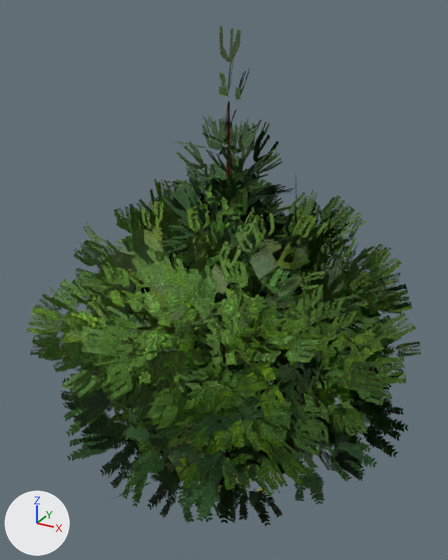
Renders of the glTF model web/assets/trees/trees.glb from each side of a commit.
The view is the same before and after, from a 50 mm camera at (17.0, -31.5, 31.1) aimed at (-0.3, 0.1, 15.4). The lights are fixed; the arrows at lower left show +X, +Y and +Z. The first picture is the older version. Objects named as collision shapes, trigger or cutter boxes, shadow casters or lower levels of detail are left out. Vertices at exactly the same position are counted once.

In view in the first picture: 'camphor_LOD0', 'elm_LOD0', 'fig_LOD0', 'pisonia_LOD0', 'plane_LOD0', 'sugi_LOD0', 'zelkova_LOD0' and 6 more.
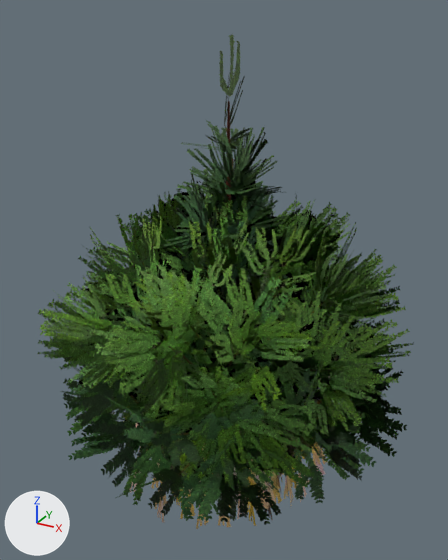
The change, as a list of edits to the scene's bpy script:
```text
Add mat_bark_shidarezakura:
    mat_bark_shidarezakura = bpy.data.materials.new('Bark_shidarezakura')
    # nodes: BsdfPrincipled, Mix, OutputMaterial, VertexColor
    # colours: dark grey #3d3230, mixed with the vertex colours
Change me_camphor_lod0_mesh:
    where me_camphor_lod0_mesh.from_pydata(...)  # 2950 vertices, 2424 faces; spans x -12.4..12.0, y -12.2..12.3, z -0.3..21.6
    used by ob_camphor_lod0; location = (0.0, 0.0, 0.0)
    me_camphor_lod0_mesh part 1: texture (UV) coordinates of 1080 of 2424 faces, centred in x -11.1..10.6, y -11.0..10.9, z 7.8..20.4, changed; they spanned u 0.5..0.75, v 0.4..0.6 and now span u 0.5..0.75, v 0.5..0.67
Change me_fig_lod0_mesh:
    where me_fig_lod0_mesh.from_pydata(...)  # 2550 vertices, 2224 faces; spans x -11.9..12.3, y -12.2..12.1, z -0.3..16.8
    used by ob_fig_lod0; location = (0.0, 0.0, 0.0)
    me_fig_lod0_mesh part 2: texture (UV) coordinates of 880 of 2224 faces, centred in x -10.8..10.9, y -11.0..10.8, z 4.4..15.6, changed; they spanned u 0.75..1.0, v 0.8..0.8 and now span u 0.75..1.0, v 0.83..0.83
Change me_sugi_lod0_mesh:
    where me_sugi_lod0_mesh.from_pydata(...)  # 3112 vertices, 3010 faces; spans x -5.6..5.5, y -5.7..5.8, z -0.3..30.3
    used by ob_sugi_lod0; location = (0.0, 0.0, 0.0)
    me_sugi_lod0_mesh part 3: texture (UV) coordinates of 960 of 3010 faces, centred in x -4.3..4.3, y -4.4..4.4, z 6.0..29.0, changed; they spanned u 0.25..0.5, v 0.4..0.6 and now span u 0.25..0.5, v 0.5..0.67
Change me_zelkova_lod0_mesh:
    where me_zelkova_lod0_mesh.from_pydata(...)  # 2464 vertices, 2165 faces; spans x -9.8..9.7, y -10.3..9.8, z -0.3..21.9
    used by ob_zelkova_lod0; location = (0.0, 0.0, 0.0)
    me_zelkova_lod0_mesh part 4: texture (UV) coordinates of 840 of 2165 faces, centred in x -8.6..8.6, y -9.1..8.6, z 3.5..20.8, changed; they spanned u 0.75..1.0, v 0.4..0.6 and now span u 0.75..1.0, v 0.5..0.67
Add me_shidarezakura_lod0_mesh:
    me_shidarezakura_lod0_mesh.from_pydata(...)  # 3610 vertices, 3482 faces; spans x -6.46..7.47, y -7.61..6.7, z -0.38..10.84
    # faces by material slot: [2408, 1074]
    me_shidarezakura_lod0_mesh.materials.append(mat_bark_shidarezakura)
    me_shidarezakura_lod0_mesh.materials.append(mat_leaves)
Add ob_shidarezakura_lod0:
    ob_shidarezakura_lod0 = bpy.data.objects.new('shidarezakura_LOD0', me_shidarezakura_lod0_mesh)
    ob_shidarezakura_lod0.location = (0.0, 0.0, 0.0)
```

Location of each change, (x1, y1, x2, y2) in pixels of the pictures (448 x 560 px):
'shidarezakura_LOD0', added (mostly hidden): after (129, 400, 327, 529)
    faces in mat_leaves: (129, 400, 327, 529)
part 1 of me_camphor_lod0_mesh, surface changed: before (27, 180, 421, 496); after (37, 188, 414, 490)
part 2 of me_fig_lod0_mesh, surface changed: (59, 273, 407, 525) in both
part 3 of me_sugi_lod0_mesh, surface changed: before (156, 26, 296, 392); after (163, 34, 293, 386)
part 4 of me_zelkova_lod0_mesh, surface changed: before (69, 168, 381, 430); after (84, 182, 372, 411)
